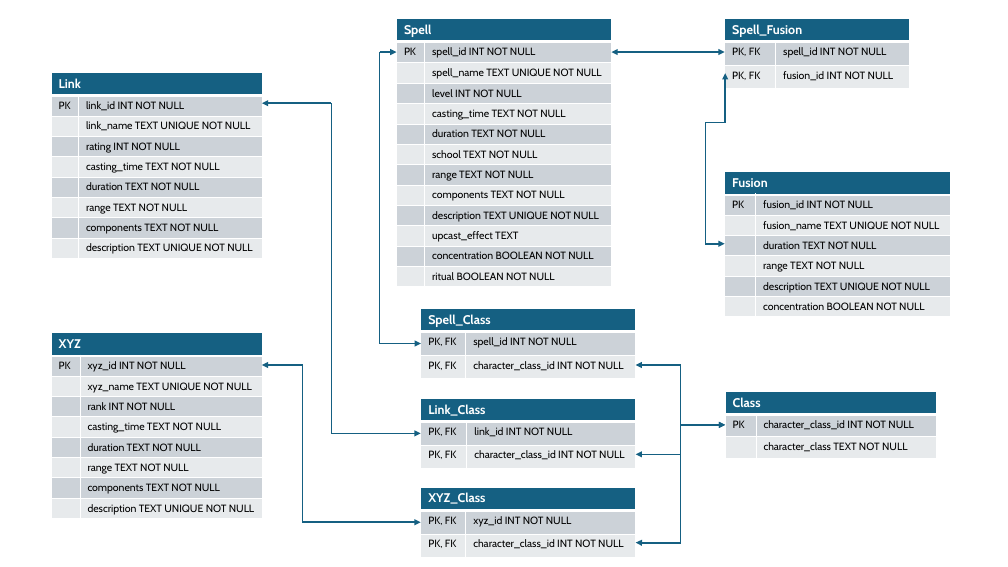
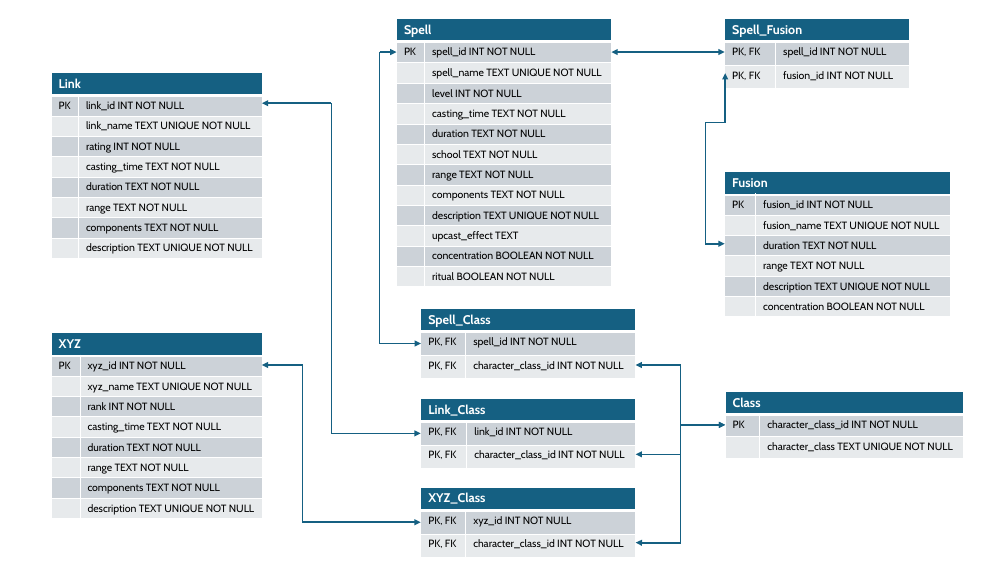
Before and after one commit to EbbyRaymundo/5e-spell-combo-tool, a slide deck: slide 1 of images/Spell database diagram.pptx. Drawn at 1008x567 pixels with LibreOffice and Linux fonts; fonts in the diff are those of the drawing. Boxes give left, top, right and bottom in pixels: in the first picture for what was removed or moved away, otherwise in the second. Text is boxed around its words. In the diff, an @@ line names an element or a change of style, - is before the commit and + after.

Commit message:
Add UNIQUE to Class(character_class) to diagram
Add UNIQUE constraint to Class(character_class) in the database. The constraint already existed in the database but was accidentally left out of the diagram.

```diff
--- a/images/Spell database diagram.pptx
+++ b/images/Spell database diagram.pptx
@@ table at [725, 392, 963, 458] @@
-row 3, column 2: character_class TEXT NOT NULL
+row 3, column 2: character_class TEXT UNIQUE NOT NULL
@@ table: place and size @@
-table at [725, 392, 936, 458]
+table at [725, 392, 963, 458]
```
Also in this commit, not shown: 1 other file.
